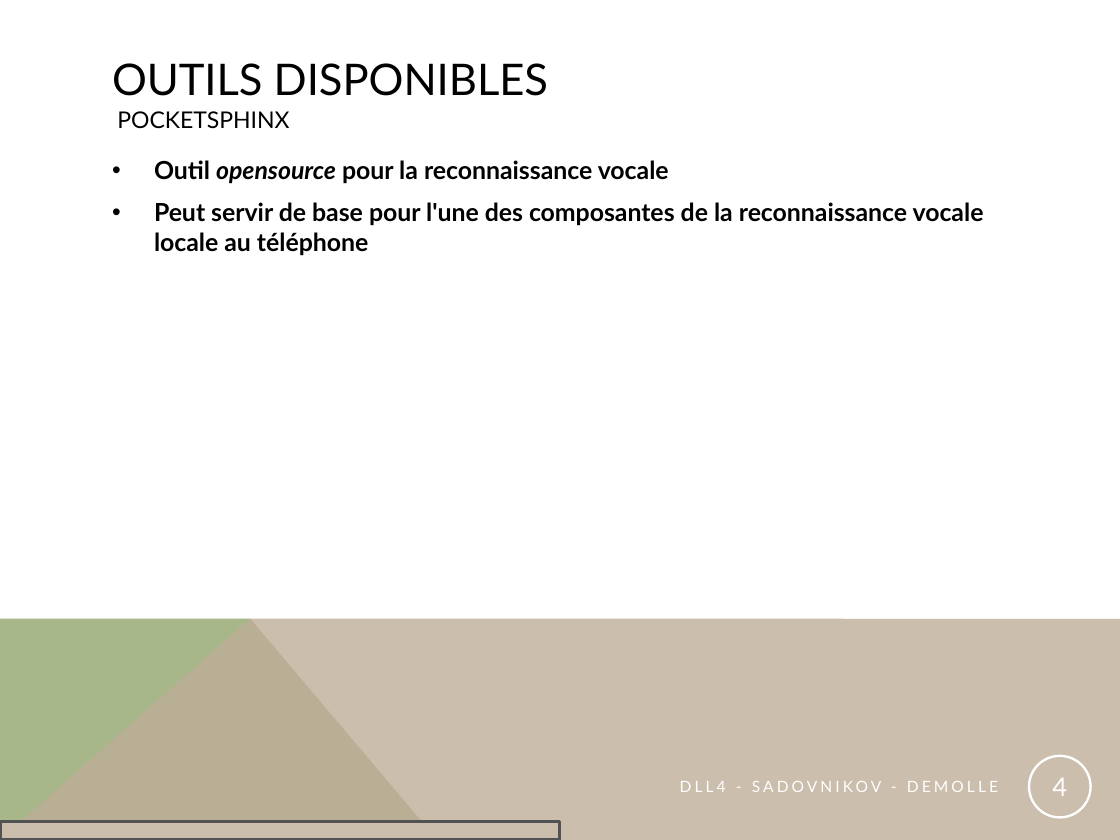
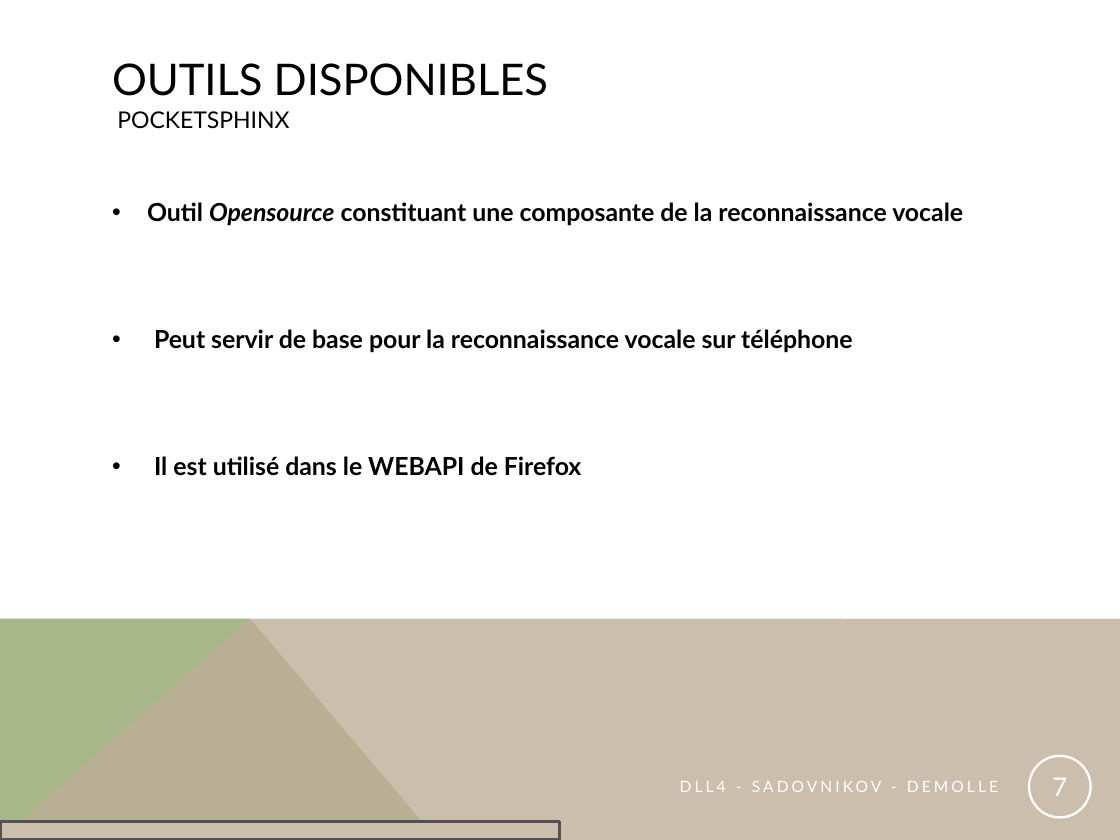
Before and after one commit to mikaSez/DLL4-VoiceInputFOS, a slide deck: slide 7 of DLL4_M2A_SADOVNIKOV_DEMOLLE.pptm (slide 4 before the commit). Drawn at 1120x840 pixels with LibreOffice and Linux fonts; fonts in the diff are those of the drawing. Boxes give left, top, right and bottom in pixels: in the first picture for what was removed or moved away, otherwise in the second. Text is boxed around its words. In the diff, an @@ line names an element or a change of style, - is before the commit and + after.

```diff
--- a/DLL4_M2A_SADOVNIKOV_DEMOLLE.pptm
+++ b/DLL4_M2A_SADOVNIKOV_DEMOLLE.pptm
@@ text at box(147, 202, 963, 476): text changed @@
-• Outil opensource pour la reconnaissance vocale
-• Peut servir de base pour l'une des composantes de la reconnaissance vocale locale au téléphone
+• Outil Opensource constituant une composante de la reconnaissance vocale
+• Peut servir de base pour la reconnaissance vocale sur téléphone
+• Il est utilisé dans le WEBAPI de Firefox
@@ page number at box(1052, 778, 1067, 796): text changed @@
-4
+7
```
Also in this commit, not shown: 4 other slides changed, 2 slides added.
